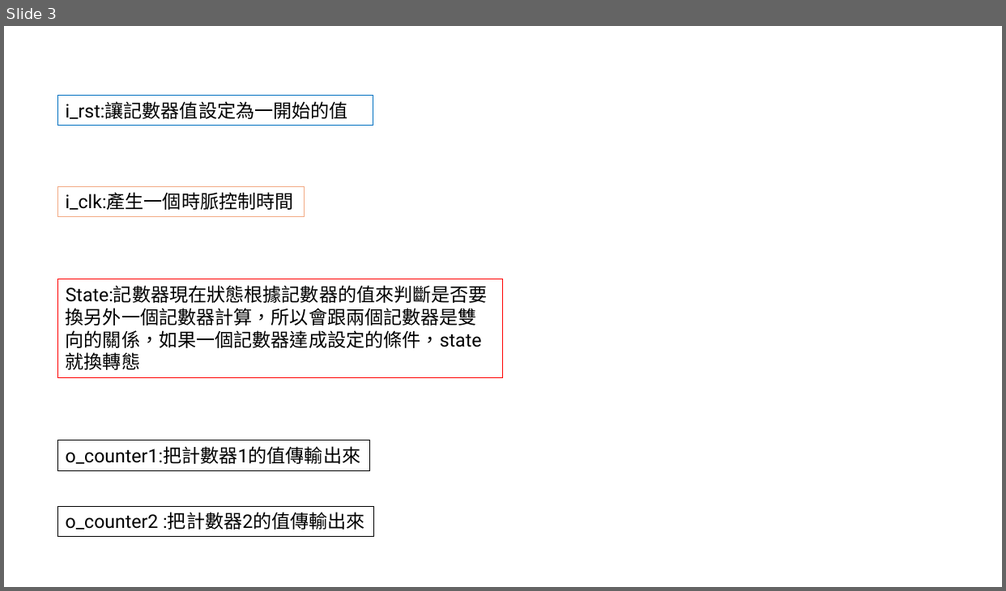
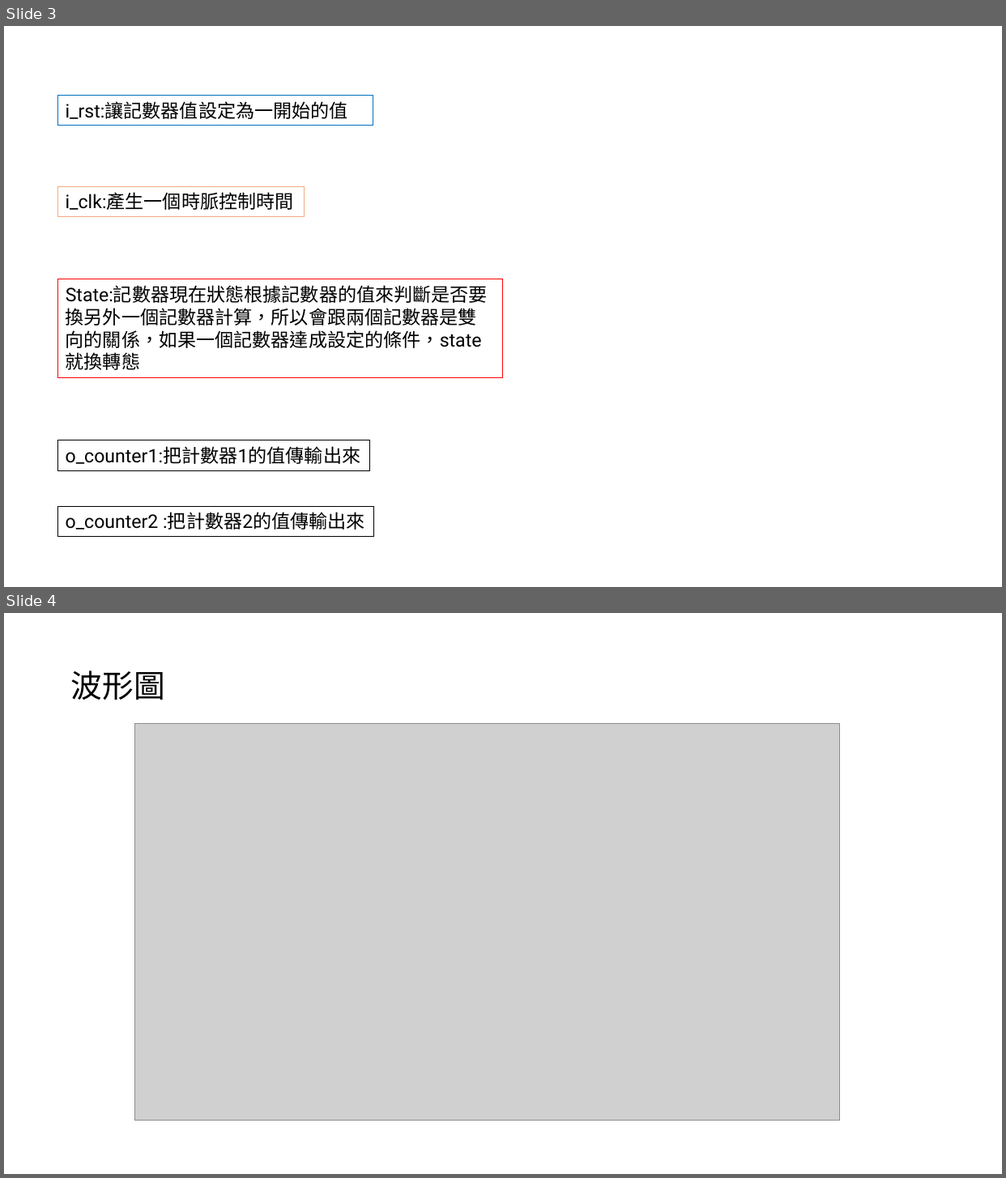
Before and after one commit to C111112164/two_counter, a slide deck: FPGA專題實習Two _counter.pptx. Shown one above the other, each under a label of ours: slide 3 before the commit, slides 3 and 4 after it. The pictures are 1006x591 and 1006x1178 pixels, drawn with LibreOffice and Linux fonts; fonts in the diff are those of the drawing; grey boxes stand for pictures. Boxes give left, top, right and bottom in pixels: in the first picture for what was removed or moved away, otherwise in the second. Text is boxed around its words. In the diff, an @@ line names an element or a change of style, - is before the commit and + after.

```diff
--- a/FPGA專題實習Two _counter.pptx
+++ b/FPGA專題實習Two _counter.pptx
@@ slide 4 added at (4, 613, 1002, 1174), background #FFFFFF @@
@@ text added at (71, 671, 165, 700), 30.2 pt, text #000000 @@
+波形圖
@@ picture added at (135, 724, 839, 1121) @@
```
